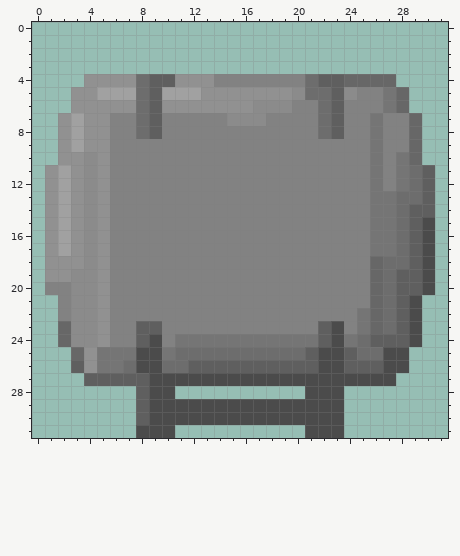
One commit to this pixel-art sprite: gfx/UltimateCataclysm/pngs_incomplete_32x32/vehicle/tanks/vp_external_tank_rotS.png. Above is the file before it was changed.
The file is 32x32 pixels. Colours within 5 levels of each other are drawn and written as one.
The result:
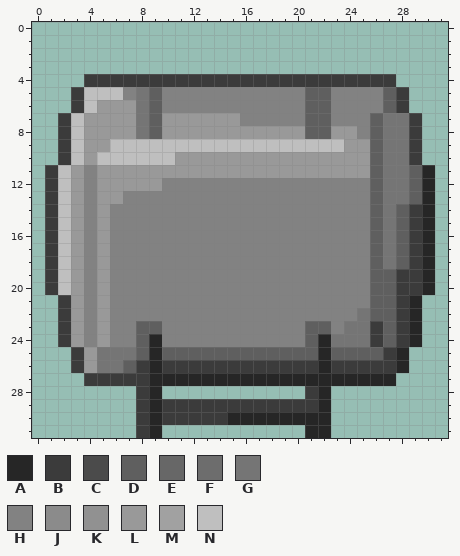
Palette (. is transparent): A #262626  B #3b3b3b  C #4b4b4b  D #5f5f5f  E #676767  F #6d6d6d  G #757575  H #828282  J #8b8b8b  K #919191  L #999999  M #a1a1a1  N #bfbfbf
Changes in this commit:
Changed rows in their new state; - is an unchanged pixel.
first column x 1:
 4 ---BBBBBBBBBBBBBBBBBBBBBBBB---
 5 --BNNNHG-HHHHHHHHHHHDDHH--DB--
 6 --BNLLLG-HHHHHHHHHH-DDH---DB--
 7 -BNLLLLG-LLLLLLHH---DDH--DGGB-
 8 -BNLLLLG-LLLLLLLLLLLDDLL-DGGB-
 9 -BNLLNNNNNNNNNNNNNNNNNNLLDGGB-
10 -BNLNNNNNNLLLLLLLLLLLLLLLDG-B-
11 BNLHLLLLLLLLLLLLLLLLLLLLLDG-DA
12 BNLHLLLLL----------------DG-DA
13 BNLHLL-------------------D-GDA
14 BNLHL--------------------D-DBA
15 BNLHL--------------------D-DBA
16 BNLHL--------------------D-DBA
17 BNLHL--------------------D-DBA
18 BNLHL--------------------DGDBA
19 BNLHL--------------------DDBBA
20 BNLHL--------------------DDBBA
21 -BLHL--------------------DDBA-
22 -BLHL--------------------DDBA-
23 -BLHL---------------D-HG-BDBA-
24 -BLHL---A-HHHHHHHHHHDAG-GB-BA-
25 --BL---DADDDDDDDDDDD-AD-DDBA--
26 --BL--DBABBBBBBBBBBBBABBBBBA--
27 ---BBBBBAAAAAAAAAAAAAAAAAAA---
28 -------BA.----------BA.-------
29 -------BABBBBBBBBBBBBA.-------
30 -------BABBBBBAAAAAAAA.-------
31 -------BA.----------AA.-------
Where, in picture pixels (left, top, right, bottom), the same in both pictures:
changed: (45, 74, 435, 438)
